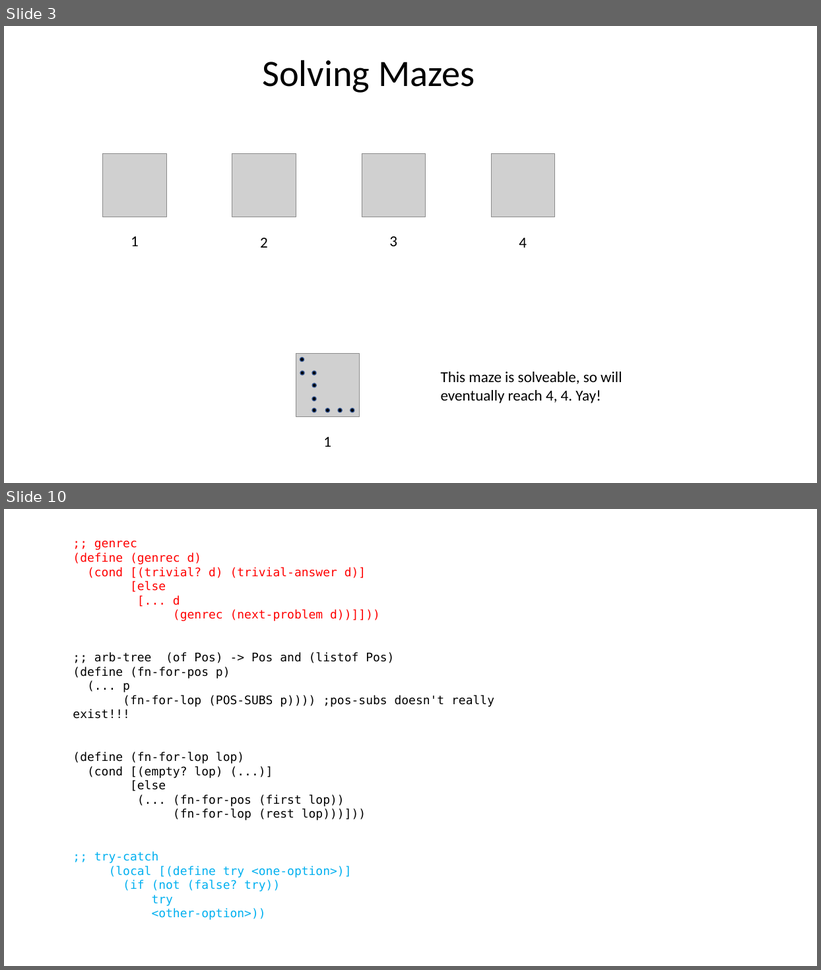
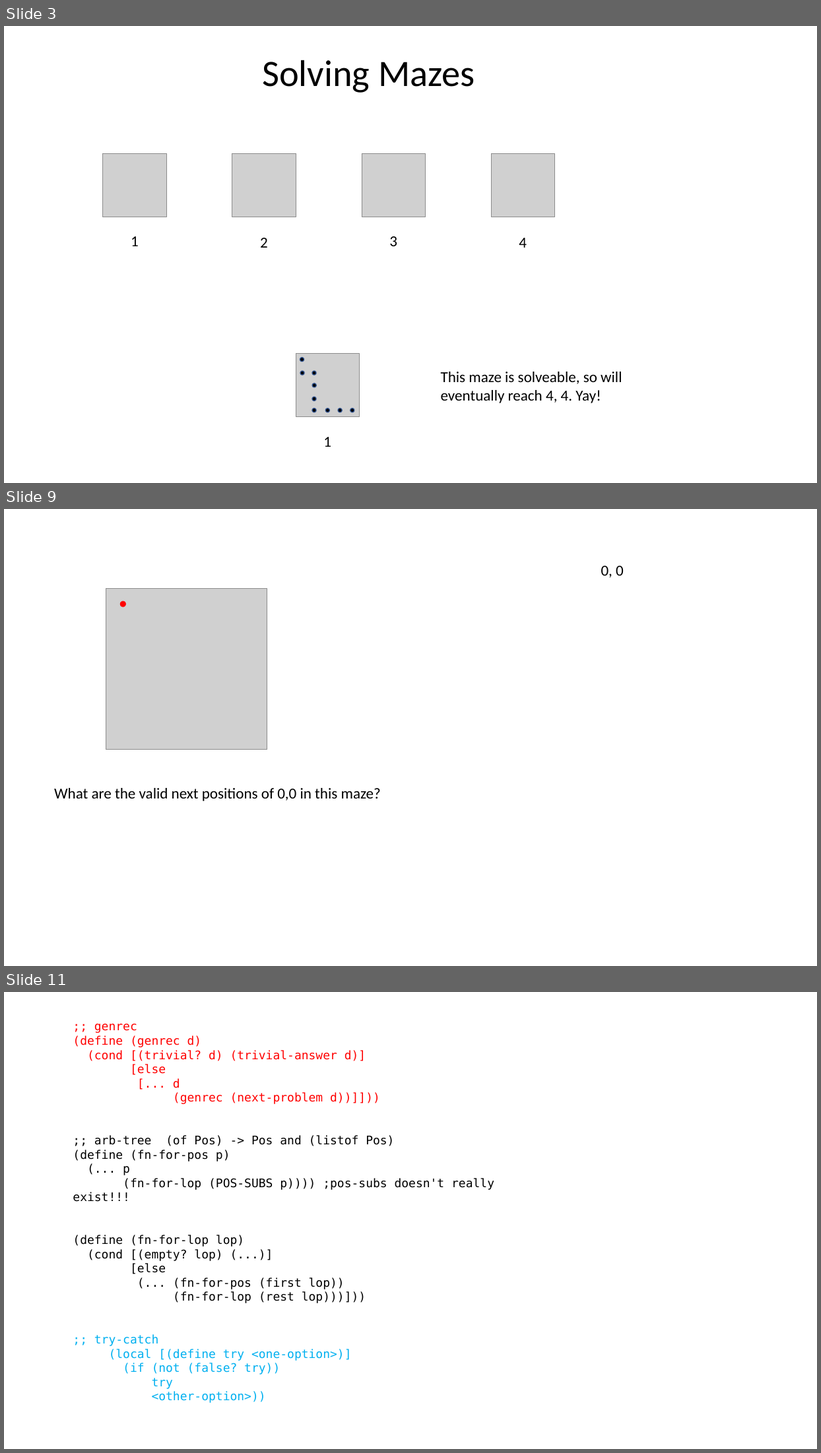
Before and after one commit to GregorKiczales/spd-materials, a slide deck: instructor/l16/l16-pad.pptx. Shown one above the other, each under a label of ours: slides 3 and 10 before the commit, slides 3, 9 and 11 after it; the slides between them are not shown. The pictures are 821x970 and 821x1453 pixels, drawn with LibreOffice and Linux fonts; fonts in the diff are those of the drawing; grey boxes stand for pictures. Boxes give left, top, right and bottom in pixels: in the first picture for what was removed or moved away, otherwise in the second. Text is boxed around its words. In the diff, an @@ line names an element or a change of style, - is before the commit and + after.

```diff
--- a/instructor/l16/l16-pad.pptx
+++ b/instructor/l16/l16-pad.pptx
@@ slide 9 added at (x1=4, y1=509, x2=817, y2=966), background #FFFFFF @@
@@ text added at (x1=601, y1=566, x2=624, y2=578), 18 pt, text #000000 @@
+0, 0
@@ picture added at (x1=106, y1=589, x2=267, y2=750) @@
@@ ellipse added at (x1=121, y1=601, x2=126, y2=607), fill #FF0000, outline #FF0000 1 pt @@
@@ text added at (x1=54, y1=788, x2=381, y2=801), 18 pt, text #000000 @@
+What are the valid next positions of 0,0 in this maze?
@@ what was slide 10 is now slide 11 @@
```
Also in this commit, not shown: 7 slides changed, 1 other slide added, 1 slide removed, 15 other files.
